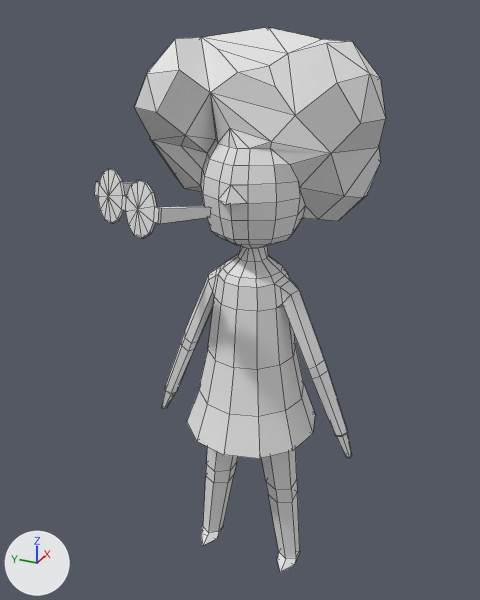
A saved change to the FBX model Assets/3D Models/player_walk.fbx.
Camera for both pictures: a 50 mm camera at (-8.92, -3.8, 5.71) aimed at (-0.05, 0.19, 1.28). Arrows for +X, +Y and +Z are at lower left; the lights stay in place. Mesh edges are drawn as thin lines. Where no turn or scale is listed for an object, it has been applied to the vertices.

Objects in the first picture: 'Player', 'Player.001'.
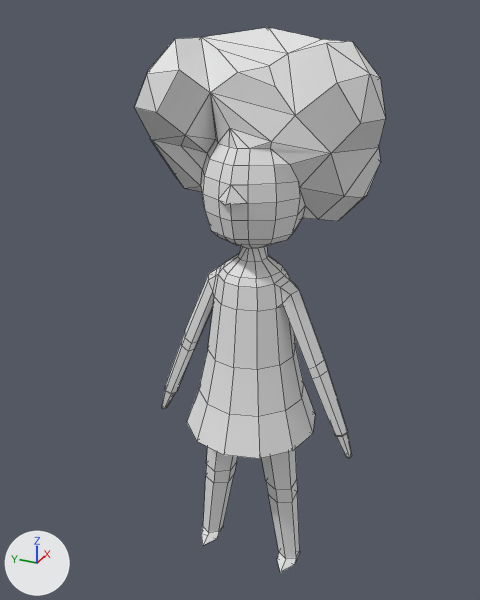
The change in detail:
Object 'Player.001' (ob_player_001) is deleted.

Boxes (x1, y1, x2, y2) around the edits, measured in the pictures (480 x 600 px):
'Player.001', deleted: before (95, 169, 211, 238)
